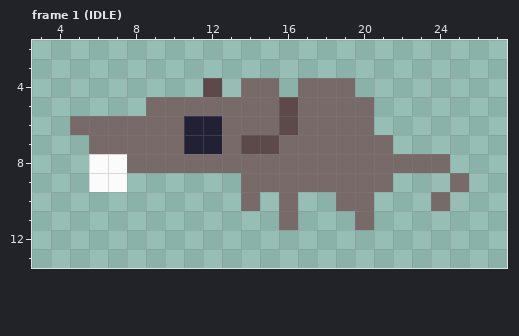
Pixel-art file: img/rat.aseprite. Above, as it was before the edit.
30x16 pixels, 2 frames. Shown: frame 1 (IDLE): x 3..27, y 2..13. The commit also changed other frames, which this record leaves out.
Once edited:
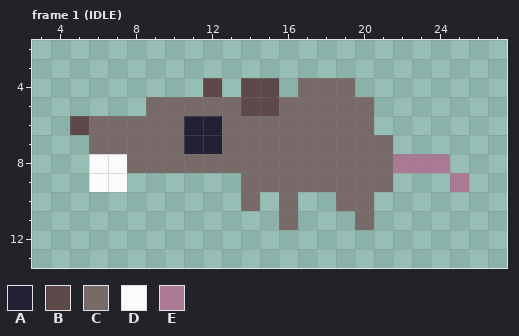
Palette (. is transparent): A #222034  B #5d4949  C #796a6a  D #fbfbfb  E #aa7993
The exact change:
Changed rows in their new state; - is an unchanged pixel.
Frame 1 (IDLE):
first column x 5:
 4 ---------BB----------
 5 ---------BBC---------
 6 B----------C---------
 7 ---------CC----------
 8 -----------------EEE-
 9 --------------------E
10 -------------------.-
